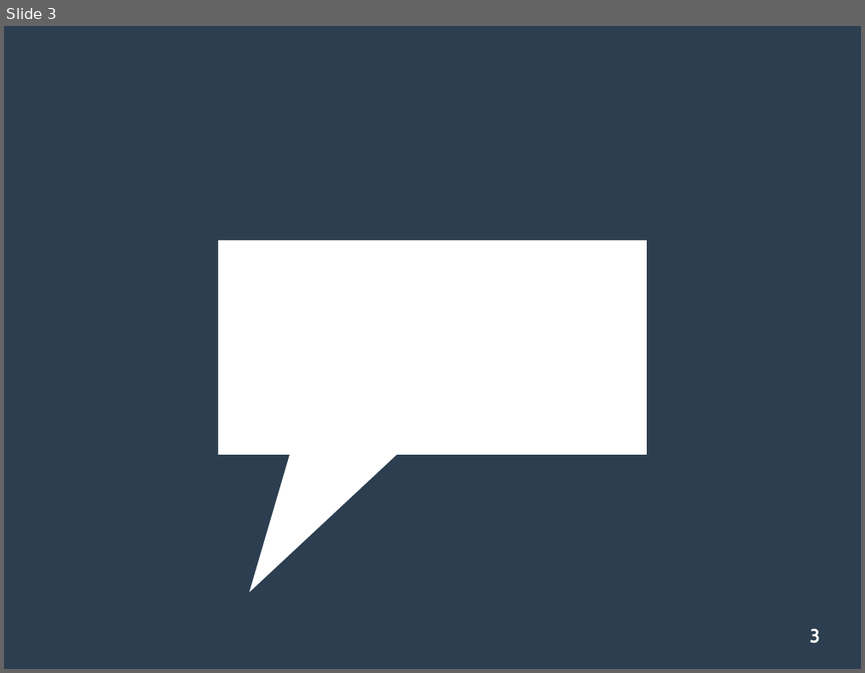
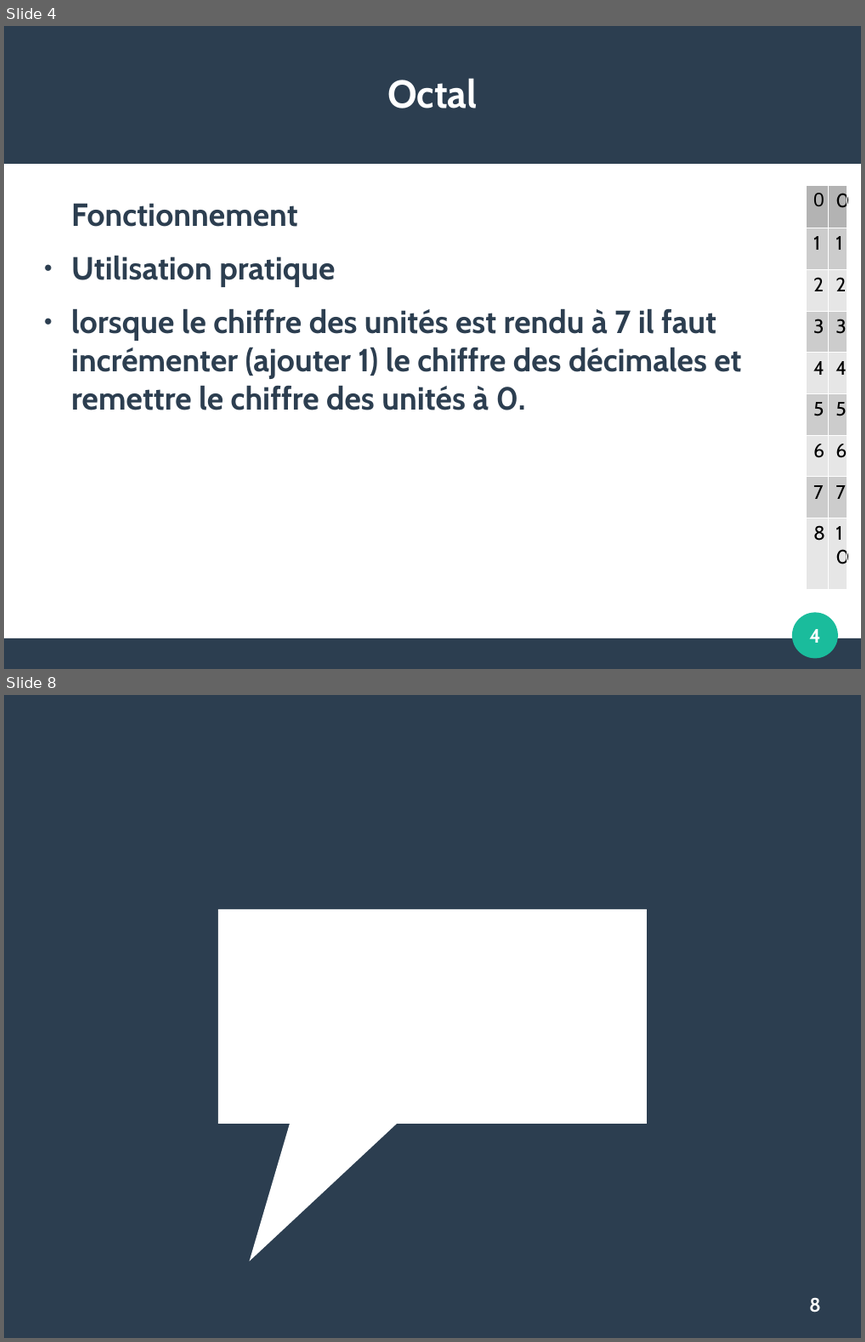
Before and after one commit to JulieMarielaure/Projet1BGE, a slide deck: Hexadécimal Octal.odp. Shown one above the other, each under a label of ours: slide 3 before the commit, slides 4 and 8 after it; the slides between them are not shown. The pictures are 865x673 and 865x1342 pixels, drawn with LibreOffice and Linux fonts; fonts in the diff are those of the drawing. Boxes give left, top, right and bottom in pixels: in the first picture for what was removed or moved away, otherwise in the second. Text is boxed around its words. In the diff, an @@ line names an element or a change of style, - is before the commit and + after.

```diff
--- a/Hexadécimal Octal.odp
+++ b/Hexadécimal Octal.odp
@@ slide 4 added at (x1=4, y1=26, x2=861, y2=669), background #FFFFFF @@
@@ rectangle added at (x1=4, y1=26, x2=861, y2=164), fill #2C3E50 @@
@@ title added at (x1=387, y1=78, x2=477, y2=108), 36 pt, text #FFFFFF, bold @@
+Octal
@@ text added at (x1=71, y1=203, x2=741, y2=410), 29.6 pt, text #2C3E50, bold @@
+Fonctionnement
+● Utilisation pratique
+● lorsque le chiffre des unités est rendu à 7 il faut incrémenter (ajouter 1) le chiffre des décimales et remettre le chiffre des unités à 0.
@@ table added at (x1=806, y1=186, x2=847, y2=590), 9 rows, 2 columns @@
+0 | 0
+1 | 1
+2 | 2
+3 | 3
+4 | 4
+5 | 5
+6 | 6
+7 | 7
+8 | 10
@@ ellipse added at (x1=793, y1=612, x2=838, y2=658), fill #1ABC9C @@
@@ page number added at (x1=809, y1=629, x2=820, y2=642), 18 pt, text #FFFFFF, bold @@
+4
@@ rectangle added at (x1=4, y1=638, x2=861, y2=669), fill #2C3E50 @@
@@ what was slide 3 is now slide 8 @@
@@ page number at (x1=809, y1=1297, x2=821, y2=1312): text changed @@
-3
+8
```
Also in this commit, not shown: 6 other slides added, 2 slides removed.
